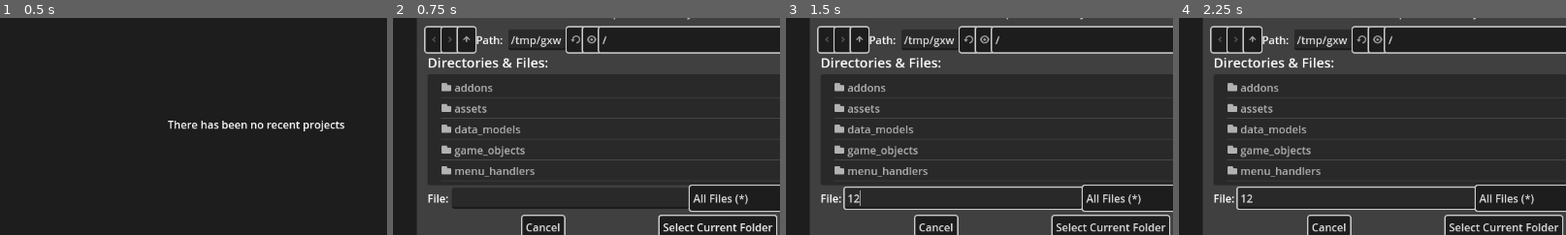
Above: before the commit, frames 1-4 (left to right).
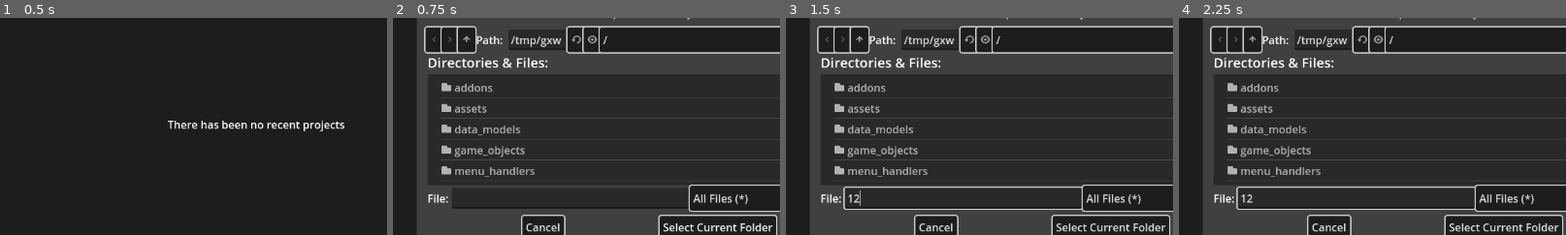
Above: after the commit, the same moments.

Repository: Ji-Xpress/ji-xpress
Game: Godot game, scene res://launcher.tscn
Two runs of this game, one before a commit and one after it. Both use one fixed random seed, a clock stepped at 60 frames per second and the inputs below.
Inputs (mouse positions are % of the whole screen's width and height, from its top left):
- Up to frame 1 (0.5 s): no input
- Up to frame 2 (0.75 s): click "Create New Project" at 0.5 s
- Up to frame 3 (1.5 s): click (40, 65) at 1.27 s; type "12" at 1.35 s
- Up to frame 4 (2.25 s): click "Create New Project" at 2 s
The pictures show only the part of the screen within x 17-67%, y 24-73%; the shares and areas given below are measured in that part.

Frame 1 is identical in both runs. In frame 2, 0.3% of the frame differs, in the area x 44-56%, y 3-17%; in frame 3, 0.3%; in frame 4, 0.3%.

Commit message:
Refactorings + an introduced concept of pack players

Diff:
--- a/game_objects/loader.gd
+++ b/game_objects/loader.gd
@@ -6,6 +6,8 @@
 const path_prop: String = "path"
 # For external packs only
 const path_pack_url: String = "pack_url"
+# Used to play the pack
+const prop_pack_player: String = "pack_player"
 # For objects that will be in the foreground
 const prop_foreground: String = "foreground"
 # For objects that will be in the background
@@ -18,7 +20,8 @@
 const internal_resource_packs: Dictionary = {
 	"physics": {
 		description_prop: "Physics Pack with Kenney Assets",
-		path_prop: "res://game_objects/physics/loader.gd"
+		path_prop: "res://game_objects/physics/loader.gd",
+		prop_pack_player: "res://game_objects/physics/player.tscn"
 	}
 }
 
--- a/game_objects/physics/objects/background.tscn
+++ b/game_objects/physics/objects/background.tscn
@@ -1,3 +1,3 @@
 [gd_scene format=3 uid="uid://b3nrm1rbrbjyk"]
 
-[node name="background" type="Node2D"]
+[node name="Background" type="Node2D"]
--- a/game_objects/physics/objects/coin.tscn
+++ b/game_objects/physics/objects/coin.tscn
@@ -1,3 +1,3 @@
 [gd_scene format=3 uid="uid://d04uwa0pubhtj"]
 
-[node name="coin" type="Node2D"]
+[node name="Coin" type="Node2D"]
--- a/game_objects/physics/objects/explosive.tscn
+++ b/game_objects/physics/objects/explosive.tscn
@@ -1,3 +1,3 @@
 [gd_scene format=3 uid="uid://db58v23nfwkiq"]
 
-[node name="explosive" type="Node2D"]
+[node name="Explosive" type="Node2D"]
--- a/game_objects/physics/objects/star.tscn
+++ b/game_objects/physics/objects/star.tscn
@@ -1,3 +1,3 @@
 [gd_scene format=3 uid="uid://bi8w4737wpkfb"]
 
-[node name="star" type="Node2D"]
+[node name="Star" type="Node2D"]
--- a/game_objects/physics/objects/tile.tscn
+++ b/game_objects/physics/objects/tile.tscn
@@ -1,3 +1,3 @@
 [gd_scene format=3 uid="uid://ly3gdr0qtp60"]
 
-[node name="tile" type="Node2D"]
+[node name="Tile" type="Node2D"]
--- /dev/null
+++ b/game_objects/physics/player.tscn
@@ -0,0 +1,3 @@
+[gd_scene format=3 uid="uid://dqh3bpwhufsm5"]
+
+[node name="Player" type="Node2D"]
